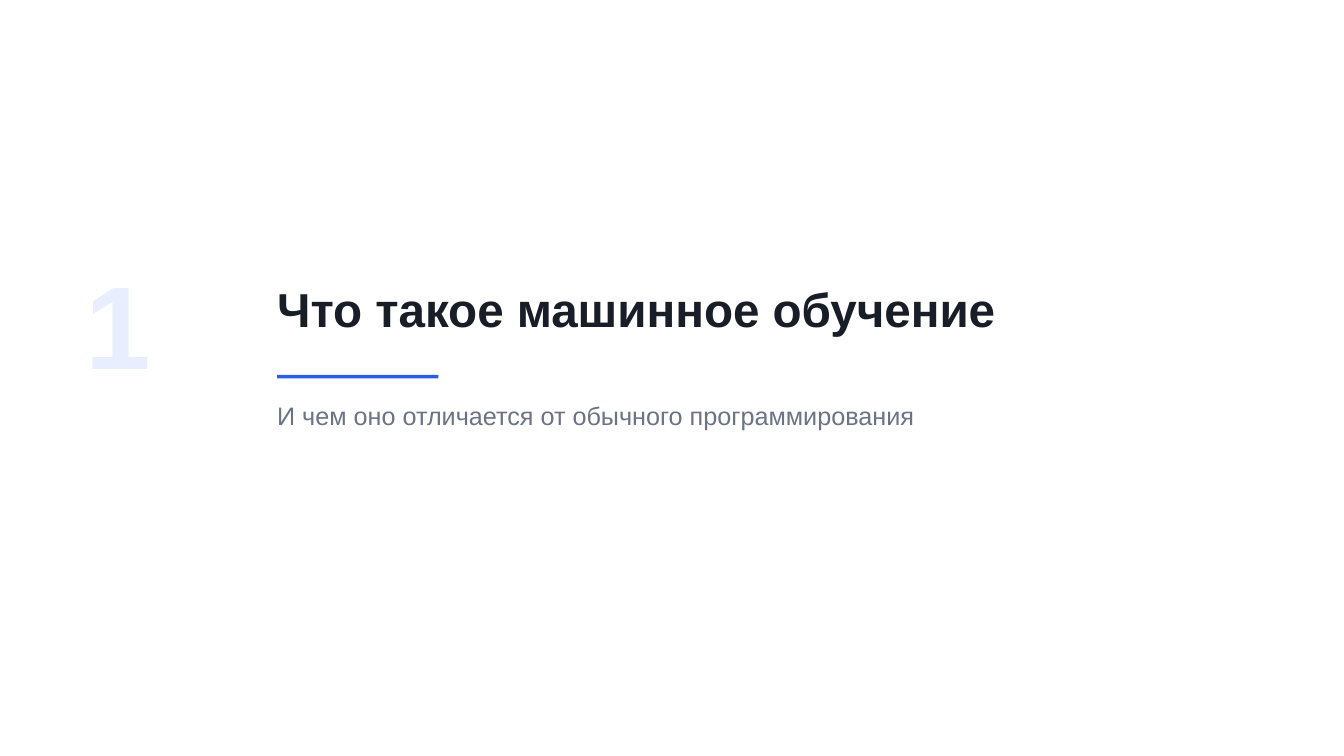
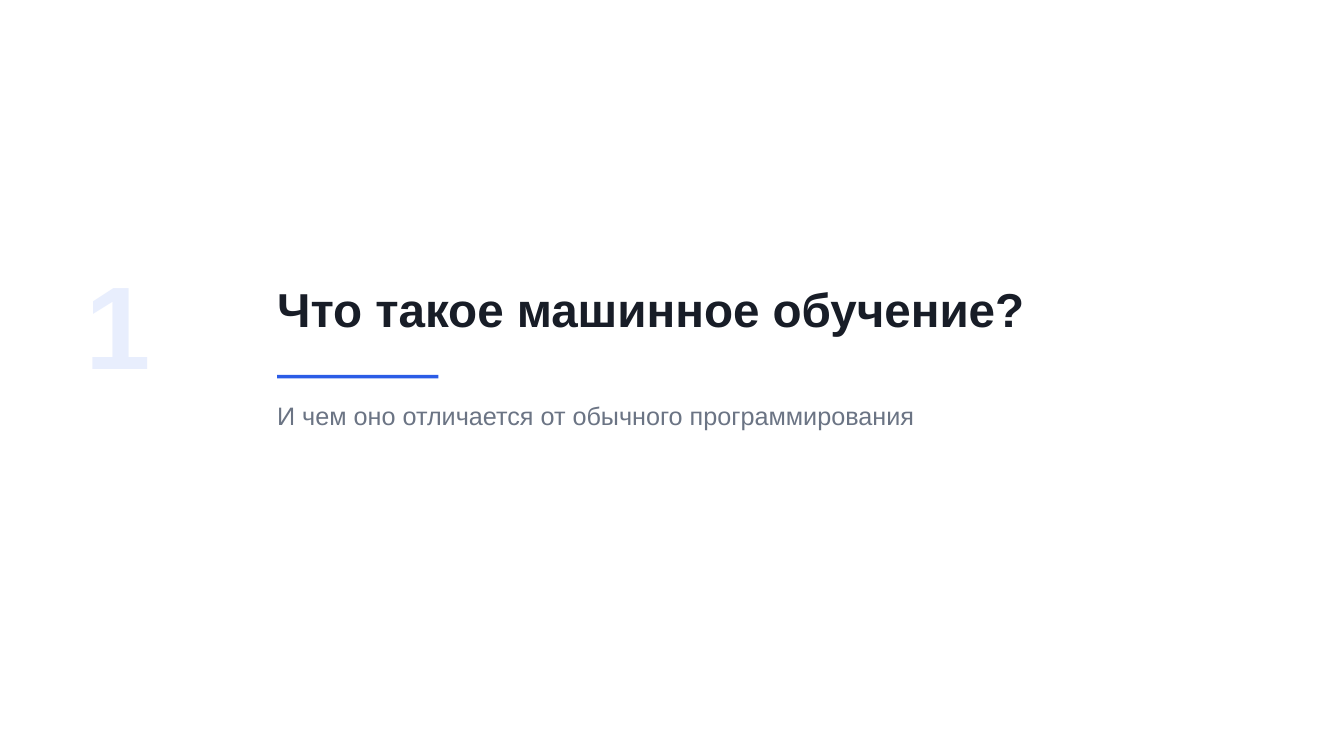
Before and after one commit to rustam-azimov/ml-course-spbu, a slide deck: slide 8 of lectures/lecture01.pptx. Drawn at 1344x756 pixels with LibreOffice and Linux fonts; fonts in the diff are those of the drawing. Boxes give left, top, right and bottom in pixels: in the first picture for what was removed or moved away, otherwise in the second. Text is boxed around its words. In the diff, an @@ line names an element or a change of style, - is before the commit and + after.

```diff
--- a/lectures/lecture01.pptx
+++ b/lectures/lecture01.pptx
@@ text at (277, 292, 1024, 336): text changed @@
-Что такое машинное обучение
+Что такое машинное обучение?
```
Also in this commit, not shown: 13 other slides changed, 2 other files.
